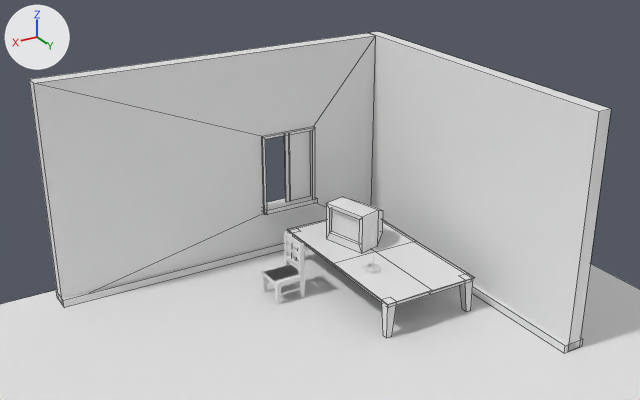
What one commit did to the Blender file blender projects/room.blend.
One viewpoint serves both versions: a camera (50 mm lens) standing at (5.63, 14.43, 9.44) and looking at (-2.52, 0.84, 2.64). Lighting does not change. The marker at upper left points along +X, +Y and +Z. The older version comes first. Mesh edges are drawn as thin lines on the coarser meshes. Materials are left out; every surface is plain grey.

Objects in the first picture: 'chair', 'floor', 'table ', 'tv', 'walls', 'window' and 2 more.
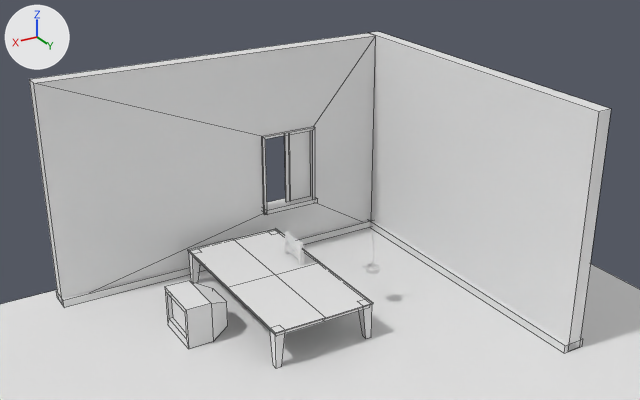
Where the newer file only moved an object's origin or applied its transform, the numbers keep the older frame.

Patch to the scene script:
```diff
--- a/blender projects/room.blend.py
+++ b/blender projects/room.blend.py
@@ me_cube @@
 # used by ob_tv; location = (-4.15, -0.46, 1.24); rotation_euler = (0.0, 0.0, 0.256), in degrees (0, 0, 15)
-me_cube.from_pydata(...)  # 20 vertices, 18 faces; spans x -0.632..0.307, y -0.532..0.532, z -0.447..0.421
+me_cube.from_pydata(...)  # 20 vertices, 18 faces; spans x 3.394..4.519, y -1.187..-0.027, z -1.238..-0.37
+# me_cube part 1: the whole mesh is turned -14.6 degrees about the z axis through its middle, then moved by (4.093, -0.554, -0.791)
@@ ob_table @@
 ob_table = bpy.data.objects.new('table ', me_cube_006)
-ob_table.location = (-4.31, 0.21, 0.01)
+ob_table.location = (-1.95, 0.0, 0.0)
 ob_table.scale = (1.31, 1.31, 1.0)
```

Location of each change, [x1, y1, x2, y2] in pixels of the pictures (640 x 400 px):
'table ', moved: before [287, 220, 475, 338]; after [188, 228, 373, 368]
'tv', moved, turned: before [326, 197, 383, 254]; after [165, 281, 228, 349]
'chair', unchanged, covered by the edit: before [261, 232, 305, 305]; after [284, 232, 304, 266]
